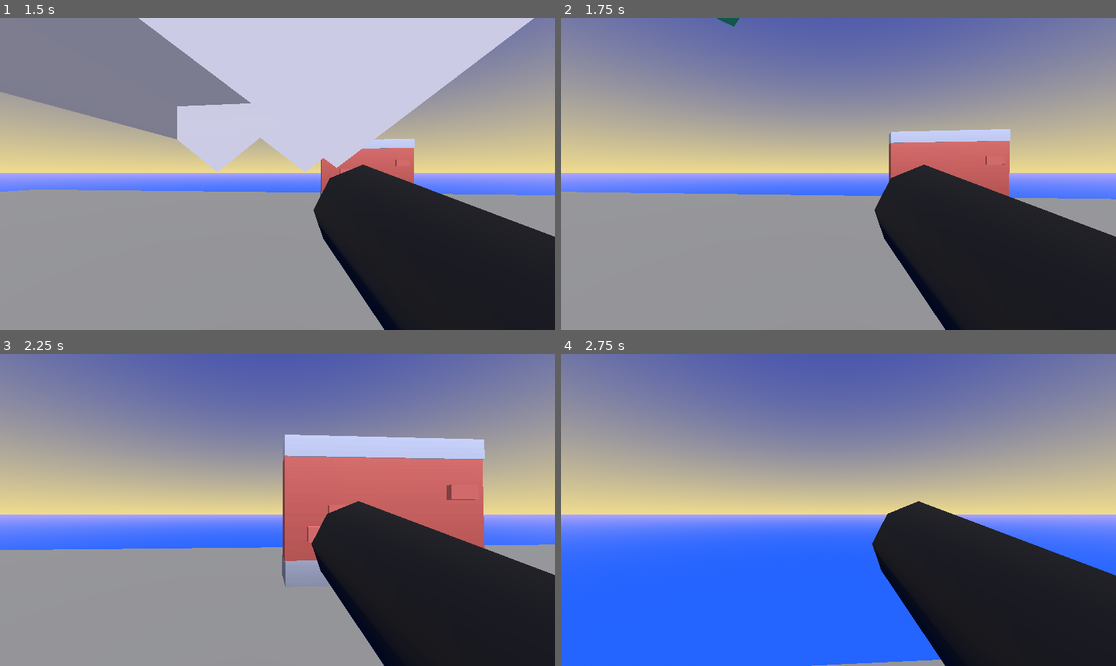
Above: before the commit, frames 1-4 (two rows, left to right).
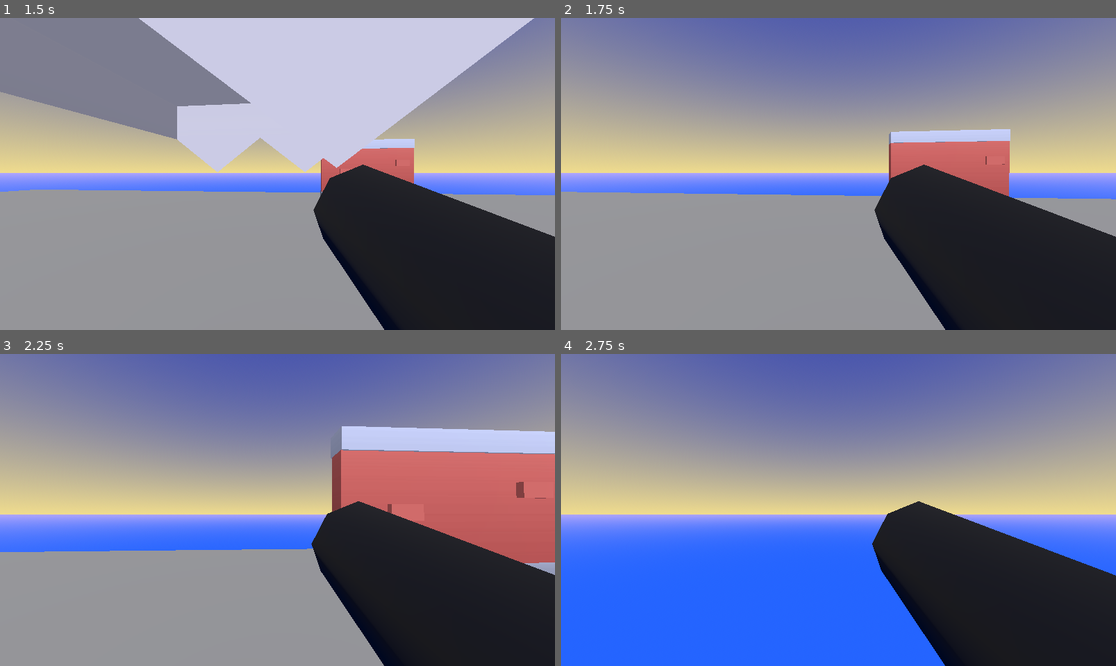
Above: after the commit, the same moments.

Repository: florianvazelle/BossRush
Game: Godot game, scene res://scenes/main.tscn
Same seed, same stepped clock (60 frames per second), same inputs: the game is played once before the commit and once after it.
Inputs (mouse positions are in pixels of both pictures, inside the frame that each line leads up to):
- Up to frame 1 (1.5 s): tap Enter at 0.5 s; move the mouse to (305, 174) at 0.52 s; hold W (pm_moveforward) from 0.53 s (still down); tap R at 0.6 s; tap Space (jump) at 0.77 s; move the mouse to (249, 174) at 1.27 s; click (249, 174) at 1.35 s
- Up to frame 2 (1.75 s): keep holding W (pm_moveforward); tap Space (jump) at 1.52 s; tap R at 1.55 s
- Up to frame 3 (2.25 s): keep holding W (pm_moveforward); move the mouse to (288, 503) at 2.02 s; hold Shift (sprint) from 2.03 s (still down)
- Up to frame 4 (2.75 s): keep holding W (pm_moveforward); keep holding Shift (sprint); tap R at 2.3 s

Frame 1 is identical in both runs. In frame 2, less than 0.1% of the frame differs, in the area x 28-33%, y 0-3%; in frame 3, 11%, in the area x 0-100%, y 23-75%; in frame 4, 0.3%.

Commit message:
refactor blink

Diff:
--- a/scenes/boss/ghost.tscn
+++ b/scenes/boss/ghost.tscn
@@ -1,8 +1,10 @@
-[gd_scene load_steps=6 format=3 uid="uid://cyreud6bx7lpp"]
+[gd_scene load_steps=8 format=3 uid="uid://cyreud6bx7lpp"]
 
 [ext_resource type="PackedScene" uid="uid://cvuhkjf80rwjd" path="res://assets/models/graveyard/character-ghost.fbx" id="1_674k0"]
-[ext_resource type="Script" path="res://scripts/boss.gd" id="1_khqc0"]
+[ext_resource type="Script" path="res://scripts/boss/boss.gd" id="1_khqc0"]
 [ext_resource type="PackedScene" uid="uid://df805u6l6lhoh" path="res://scenes/weakpoint.tscn" id="2_i317k"]
+[ext_resource type="Script" path="res://scripts/boss/blink.gd" id="4_cxy6t"]
+[ext_resource type="Script" path="res://scripts/life.gd" id="5_mjca1"]
 
 [sub_resource type="BoxShape3D" id="BoxShape3D_l0y4o"]
 size = Vector3(0.312958, 0.580566, 0.322571)
@@ -31,3 +33,9 @@
 
 [node name="Weakpoint" parent="GhostBody" instance=ExtResource("2_i317k")]
 transform = Transform3D(10, 0, 0, 0, 10, 0, 0, 0, 10, -1.15, 5.75, -1.15)
+
+[node name="BlinkComponent" type="Node" parent="GhostBody"]
+script = ExtResource("4_cxy6t")
+
+[node name="LifeComponent" type="Node" parent="GhostBody"]
+script = ExtResource("5_mjca1")
--- a/scenes/boss/zombie.tscn
+++ b/scenes/boss/zombie.tscn
@@ -1,8 +1,10 @@
-[gd_scene load_steps=6 format=3 uid="uid://d1ik213bdwkfv"]
+[gd_scene load_steps=8 format=3 uid="uid://d1ik213bdwkfv"]
 
-[ext_resource type="Script" path="res://scripts/boss.gd" id="1_43q1a"]
+[ext_resource type="Script" path="res://scripts/boss/boss.gd" id="1_43q1a"]
 [ext_resource type="PackedScene" uid="uid://8hn130eerinn" path="res://assets/models/graveyard/character-zombie.fbx" id="1_jdl0n"]
 [ext_resource type="PackedScene" uid="uid://df805u6l6lhoh" path="res://scenes/weakpoint.tscn" id="2_7i048"]
+[ext_resource type="Script" path="res://scripts/boss/blink.gd" id="4_gojj0"]
+[ext_resource type="Script" path="res://scripts/life.gd" id="5_6q88b"]
 
 [sub_resource type="BoxShape3D" id="BoxShape3D_olkwr"]
 size = Vector3(0.312958, 0.763916, 0.322571)
@@ -17,6 +19,7 @@
 collision_mask = 0
 gravity_scale = 0.0
 script = ExtResource("1_43q1a")
+enabled = false
 
 [node name="BodyCollisionShape" type="CollisionShape3D" parent="ZombieBody"]
 transform = Transform3D(10, 0, 0, 0, 10, 0, 0, 0, 10, 0, 3.73766, 0.000335693)
@@ -31,3 +34,9 @@
 
 [node name="Weakpoint" parent="ZombieBody" instance=ExtResource("2_7i048")]
 transform = Transform3D(10, 0, 0, 0, 10, 0, 0, 0, 10, 0, 5.67973, -1.41363)
+
+[node name="BlinkComponent" type="Node" parent="ZombieBody"]
+script = ExtResource("4_gojj0")
+
+[node name="LifeComponent" type="Node" parent="ZombieBody"]
+script = ExtResource("5_6q88b")
--- a/scenes/main.tscn
+++ b/scenes/main.tscn
@@ -56,7 +56,7 @@
 transform = Transform3D(1, 0, 0, 0, 1, 0, 0, 0, 1, 0, 0, -11.99)
 
 [node name="Zombie" parent="." instance=ExtResource("5_42rc4")]
-transform = Transform3D(0.403386, 0, 0.91503, 0, 1, 0, -0.91503, 0, 0.403386, -12.3111, 0.860203, 0.429888)
+transform = Transform3D(0.25833, 0, -0.966057, 0, 1, 0, 0.966057, 0, 0.25833, -12.3111, 0.860203, 0.429888)
 
 [node name="DirectionalLight3D" type="DirectionalLight3D" parent="."]
 transform = Transform3D(1, 0, 0, 0, 0.731723, 0.681603, 0, -0.681603, 0.731723, 0, 9.75889, 0)
--- a/scenes/player/player.tscn
+++ b/scenes/player/player.tscn
@@ -4,7 +4,7 @@
 [ext_resource type="PackedScene" uid="uid://b8drbos167vf8" path="res://scenes/player/head.tscn" id="2_41iu1"]
 [ext_resource type="Script" path="res://scripts/player/sprint.gd" id="3_bgqcu"]
 [ext_resource type="Script" path="res://scripts/canon.gd" id="5_w0j3b"]
-[ext_resource type="Script" path="res://scripts/player/life.gd" id="6_rny40"]
+[ext_resource type="Script" path="res://scripts/life.gd" id="6_rny40"]
 [ext_resource type="Script" path="res://scripts/player/footsteep.gd" id="10_jo4mt"]
 
 [sub_resource type="StandardMaterial3D" id="StandardMaterial3D_tb2ry"]
@@ -28,7 +28,7 @@
 [node name="Marker3D" type="Marker3D" parent="Head/Canon" index="0"]
 transform = Transform3D(0.986182, 1.19209e-07, -0.165667, 0.160164, -0.255597, 0.953424, -0.0423439, -0.966783, -0.252065, 0.0225487, -1.40787, 0.0306617)
 
-[node name="Sprint" type="Node" parent="." index="2"]
+[node name="SprintComponent" type="Node" parent="." index="2"]
 script = ExtResource("3_bgqcu")
 
 [node name="FootstepComponent" type="Node" parent="." index="3"]
@@ -37,5 +37,5 @@
 
 [node name="AudioStreamPlayer" type="AudioStreamPlayer" parent="FootstepComponent" index="0"]
 
-[node name="Life" type="Node" parent="." index="4"]
+[node name="LifeComponent" type="Node" parent="." index="4"]
 script = ExtResource("6_rny40")
--- a/scenes/weakpoint.tscn
+++ b/scenes/weakpoint.tscn
@@ -1,6 +1,6 @@
 [gd_scene load_steps=5 format=3 uid="uid://df805u6l6lhoh"]
 
-[ext_resource type="Script" path="res://scripts/weakpoint.gd" id="1_vdgd2"]
+[ext_resource type="Script" path="res://scripts/boss/weakpoint.gd" id="1_vdgd2"]
 
 [sub_resource type="SphereMesh" id="SphereMesh_0eloh"]
 radial_segments = 6
--- /dev/null
+++ b/scripts/boss/blink.gd
@@ -0,0 +1,39 @@
+extends Node
+
+var BlinkMaterial : ShaderMaterial = preload("res://resources/blink.tres").duplicate(true)
+
+@export_node_path var root_path: NodePath = ^"../"
+
+var blink_activated: bool = false
+var blink_timer: float = 0
+
+@onready var blink_time: float = 2.0
+@onready var root_node: Node = get_node(root_path)
+
+
+func _ready():
+	setup_blink_material(root_node)
+
+
+func _process(delta):
+	if blink_activated:
+		if blink_timer <= 0:
+			BlinkMaterial.set_shader_parameter("hit", false)
+			blink_activated = false
+		else:
+			# decrease timer
+			blink_timer -= delta
+
+
+func setup_blink_material(root: Node):
+	for child in root.get_children():
+		if child is MeshInstance3D:
+			child.set_material_overlay(BlinkMaterial)
+		setup_blink_material(child)
+
+
+func blink(_d):
+	BlinkMaterial.set_shader_parameter("hit", true)
+	blink_activated = true
+	# reset timer
+	blink_timer = blink_time
--- a/scripts/boss.gd
+++ b/scripts/boss/boss.gd
@@ -1,7 +1,5 @@
 class_name Boss
 extends RigidBody3D
-
-const BlinkMaterial : ShaderMaterial = preload("res://resources/blink.tres")
 
 var Patterns: Array[Pattern] = [
 	preload("res://scenes/pattern/stun_attack.tscn").instantiate(),
@@ -10,36 +8,34 @@
 
 enum State {NOOP, SETUP_PATTERN, ATTACK}
 
-var blink_activated: bool = false
-var blink_timer: float = 0
+@export var enabled := true
 
 var current_pattern: Pattern
 var pattern_cooldown: float = 0
 var state: State
 var current_target: Vector3
 
-@export var life = 10
-@onready var blink_time: float = 2.0
 @onready var weakpoint: Weakpoint = $Weakpoint
+@onready var blink_component = $BlinkComponent
+@onready var life_component = $LifeComponent
 @onready var player = get_tree().get_nodes_in_group(&"player")[0]
 
 
 func _ready():
 	weakpoint.connect("hit", hit)
-	setup_blink_material(self)
+	weakpoint.connect("hit", blink_component.blink)
+	weakpoint.connect("hit", life_component.apply_damage)
+
 	set_state(State.SETUP_PATTERN)
 
+
 func hit(damage: int) -> void:
-	life -= damage
-
 	# cancel current action and wait 4s
 	set_state(State.NOOP)
 	pattern_cooldown = 4.0
 
 	apply_central_impulse((global_position - current_target).normalized() * 20)
 
-	# play hit animation
-	blink()
 	# TODO: play hit sfx
 	print("hit")
 
@@ -65,18 +61,9 @@
 		current_pattern = null
 		linear_velocity = Vector3.ZERO
 
+
 func _process(delta):
-	if life <= 0:
-		dead()
-
-	if blink_activated:
-		if blink_timer <= 0:
-			BlinkMaterial.set_shader_parameter("hit", false)
-			blink_activated = false
-		else:
-			# decrease timer
-			blink_timer -= delta
-
+	if not enabled:
 		return
 
 	if state == State.NOOP:
@@ -97,21 +84,3 @@
 			set_state(State.NOOP)
 
 	pattern_cooldown += delta
-
-
-func setup_blink_material(root: Node):
-	for child in root.get_children():
-		if child is MeshInstance3D:
-			child.set_material_overlay(BlinkMaterial)
-		setup_blink_material(child)
-
-func blink():
-	BlinkMaterial.set_shader_parameter("hit", true)
-	blink_activated = true
-	# reset timer
-	blink_timer = blink_time
-
-func dead():
-	# TODO: play dead animation
-	# TODO: play dead sfx
-	queue_free()
--- a/scripts/weakpoint.gd
+++ b/scripts/boss/weakpoint.gd
@@ -1,16 +1,15 @@
 class_name Weakpoint
 extends StaticBody3D
 
-signal hit
+signal hit(damage)
 
-# need to be align on blink_time in boss.gd ?
 @export var invulnerability_time: float = 2.0
 
 var invulnerability_activated: bool = false
 var invulnerability_timer: float = 0
 
+
 func hit_by_ammo(damage: int):
-	var time_now = Time.get_unix_time_from_system()
 	if not invulnerability_activated:
 		emit_signal("hit", damage)
 		invulnerability_activated = true
--- /dev/null
+++ b/scripts/life.gd
@@ -0,0 +1,31 @@
+extends Node
+
+@export_node_path("CollisionObject3D") var body_path: NodePath = ^"../"
+
+@export var initial_life := 10
+
+@onready var body_node: CollisionObject3D = get_node(body_path)
+@onready var life = initial_life
+
+
+func apply_damage(damage: int) -> void:
+	life -= damage
+
+
+func _process(delta: float) -> void:
+	if life <= 0:
+		dead()
+
+	if body_node is CharacterBody3D:
+		for index in body_node.get_slide_collision_count():
+			var collision: KinematicCollision3D = body_node.get_slide_collision(index)
+			var collider: Object = collision.get_collider()
+			if collider is Boss:
+				apply_damage(1)
+				# TODO: add cooldown
+
+
+func dead() -> void:
+	# TODO: play dead animation
+	# TODO: play dead sfx
+	queue_free()
--- a/scripts/player/life.gd
+++ /dev/null
@@ -1,28 +0,0 @@
-extends Node
-
-@export_node_path("CharacterBody3D") var controller_path: NodePath = ^"../"
-
-@export var initial_life := 10
-
-@onready var player: CharacterBody3D = get_node(controller_path)
-@onready var life = initial_life
-
-
-func hit(damage):
-	life -= damage
-
-
-func _process(delta):
-	if life <= 0:
-		dead()
-
-	for index in player.get_slide_collision_count():
-		var collision := player.get_slide_collision(index)
-		var body := collision.get_collider()
-		if body is Boss:
-			hit(1)
-			# TODO: add cooldown
-
-
-func dead():
-	print("dead")
--- a/shaders/blink.gdshader
+++ b/shaders/blink.gdshader
@@ -1,6 +1,6 @@
 shader_type spatial;
 
-uniform bool hit = true;
+uniform bool hit = false;
 uniform float end_time = 5.0; //length of animation in seconds
 uniform float start_freq : hint_range(0.0, 1.0, 0.05) = 1; //how fast the flashing will be at start of animation
 uniform float end_freq : hint_range(1.0, 20.0, 0.5) = 10; //how fast it will be in the end
